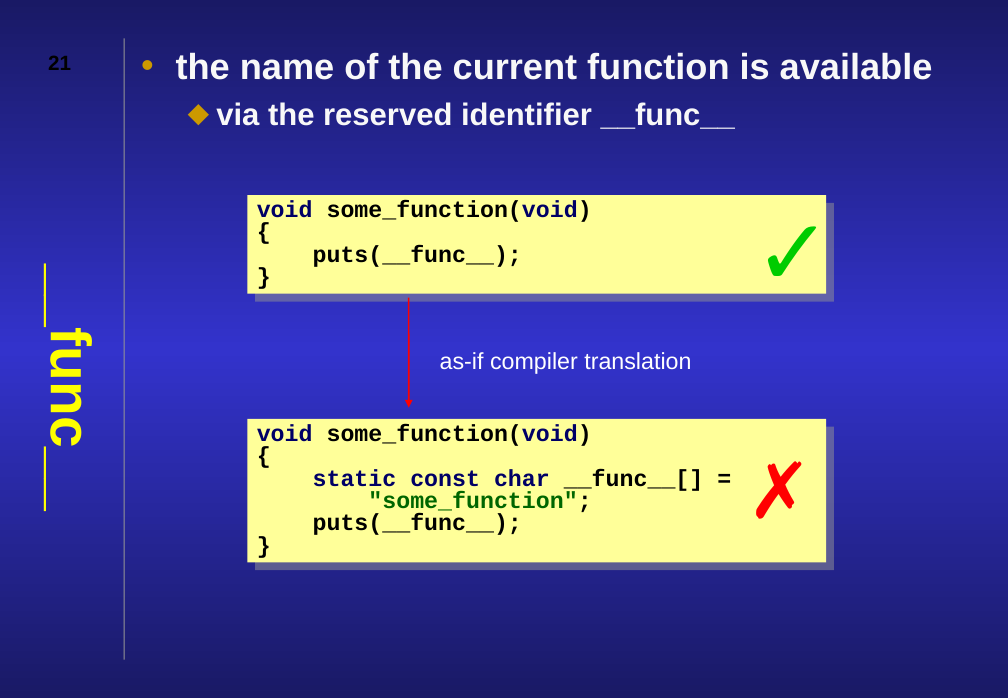
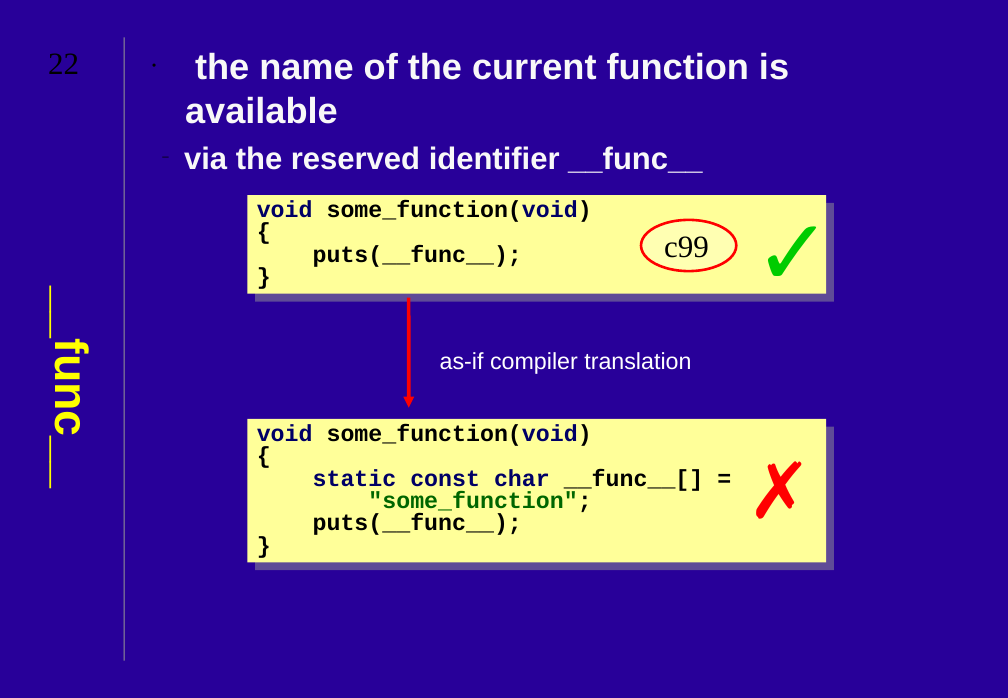
Before and after one commit to JonJagger/two-day-courses, a slide deck: slide 22 of cf/06 Functions and Program Structure.ppt (slide 21 before the commit). Drawn at 1008x698 pixels with LibreOffice and Linux fonts; fonts in the diff are those of the drawing. Boxes give left, top, right and bottom in pixels: in the first picture for what was removed or moved away, otherwise in the second. Text is boxed around its words. In the diff, an @@ line names an element or a change of style, - is before the commit and + after.

```diff
--- a/cf/06 Functions and Program Structure.ppt
+++ b/cf/06 Functions and Program Structure.ppt
@@ background gradient #191965 to #3333CC to #280099 @@
@@ page number at [48, 53, 79, 74]: text changed; size 16 to 24 pt; font Arial to Times New Roman; bold off @@
-21
+22
@@ text "the name of the current ..." at [184, 52, 789, 173]: indent changed; bullet colour #CC9900 to #000000; bullet ⬥ to – @@
@@ title "__func__" at [45, 307, 97, 483]: size 44 to 36 pt @@
@@ ellipse added at [641, 219, 736, 271], fill #FFFFFF at 25% opacity, outline #FF0000 2.01 pt, 24 pt, text #000000 @@
+c99
@@ arrow (408, 298) - (408, 407): stroke #FF0000 1.25 pt to #FF0000 2.83 pt @@
```
Also in this commit, not shown: 23 other slides changed, 3 slides added, 1 slide removed, 17 other files.
